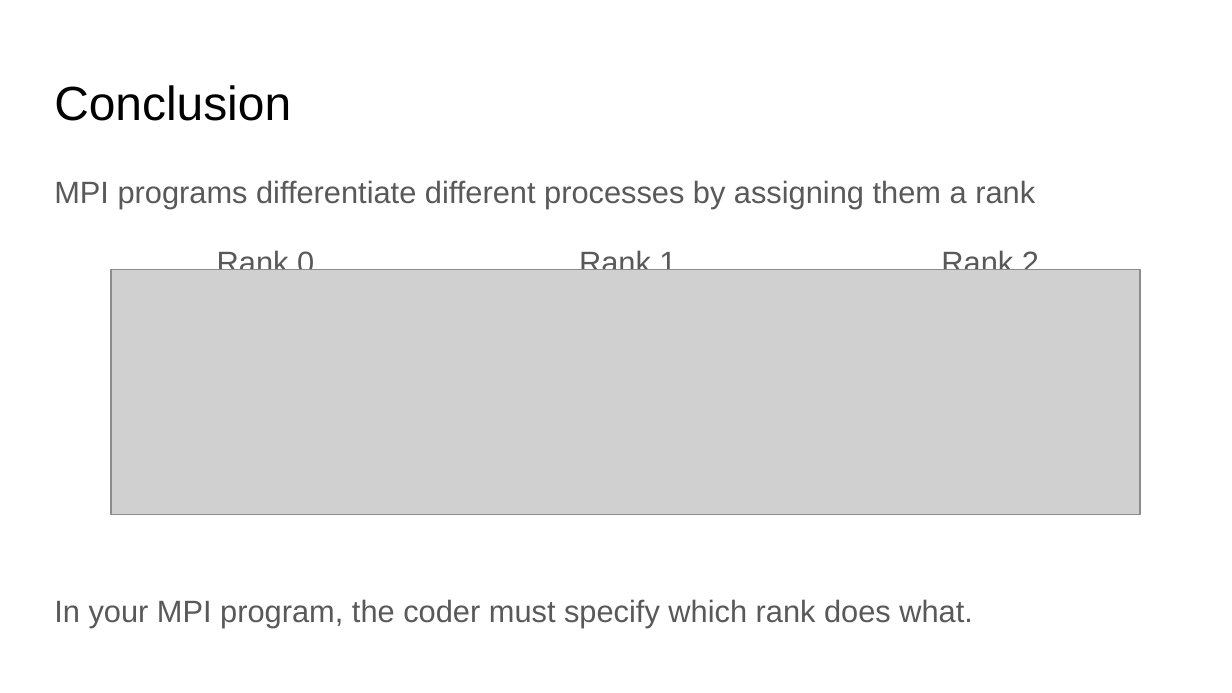
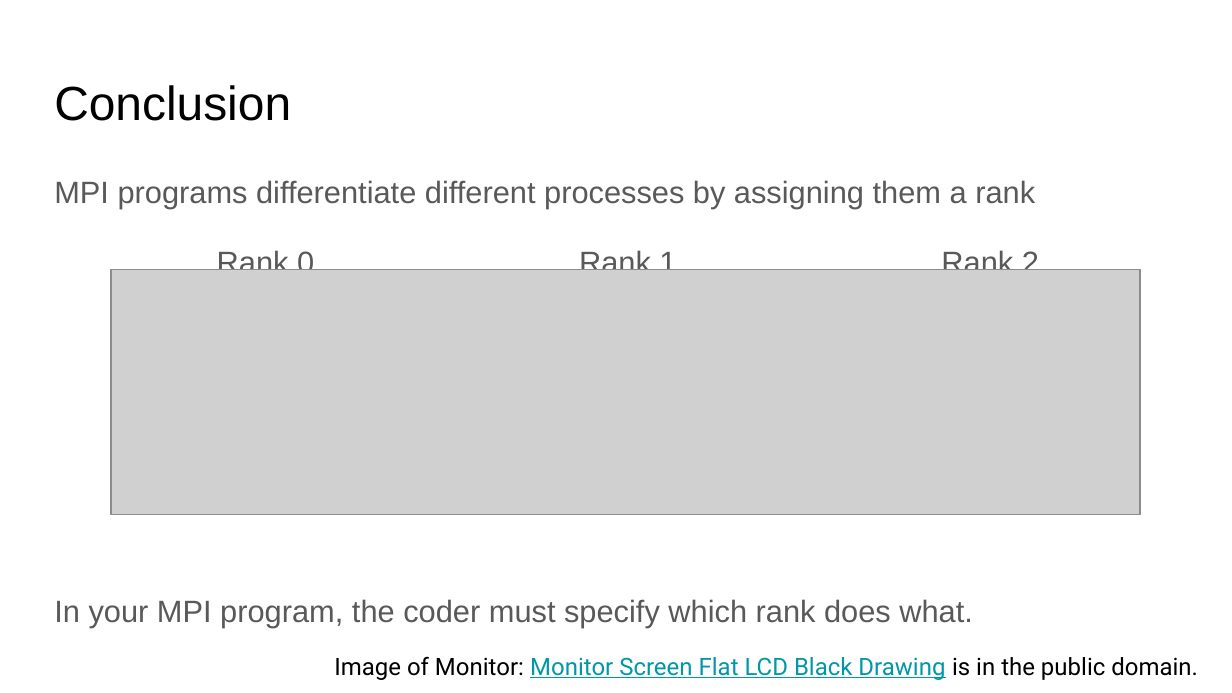
Before and after one commit to shodor-education/petascale-semester-curriculum, a slide deck: slide 10 of units/5/lessons/9/resources/petascale-lesson-5.9-slides.pptx. Drawn at 1232x693 pixels with LibreOffice and Linux fonts; fonts in the diff are those of the drawing; grey boxes stand for pictures. Boxes give left, top, right and bottom in pixels: in the first picture for what was removed or moved away, otherwise in the second. Text is boxed around its words. In the diff, an @@ line names an element or a change of style, - is before the commit and + after.

```diff
--- a/units/5/lessons/9/resources/petascale-lesson-5.9-slides.pptx
+++ b/units/5/lessons/9/resources/petascale-lesson-5.9-slides.pptx
@@ text added at [334,656,1198,680], 14 pt, text #000000 @@
+Image of Monitor: Monitor Screen Flat LCD Black Drawing is in the public domain.
```
Also in this commit, not shown: 3 other slides changed, 1 other file.
